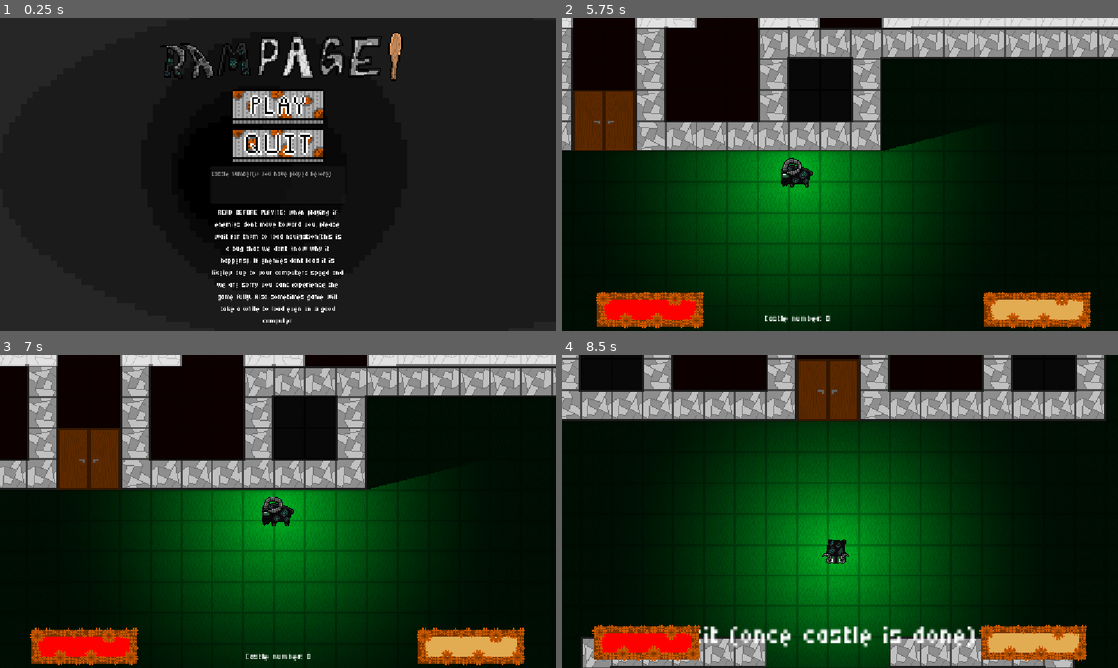
Above: before the commit, frames 1-4 (two rows, left to right).
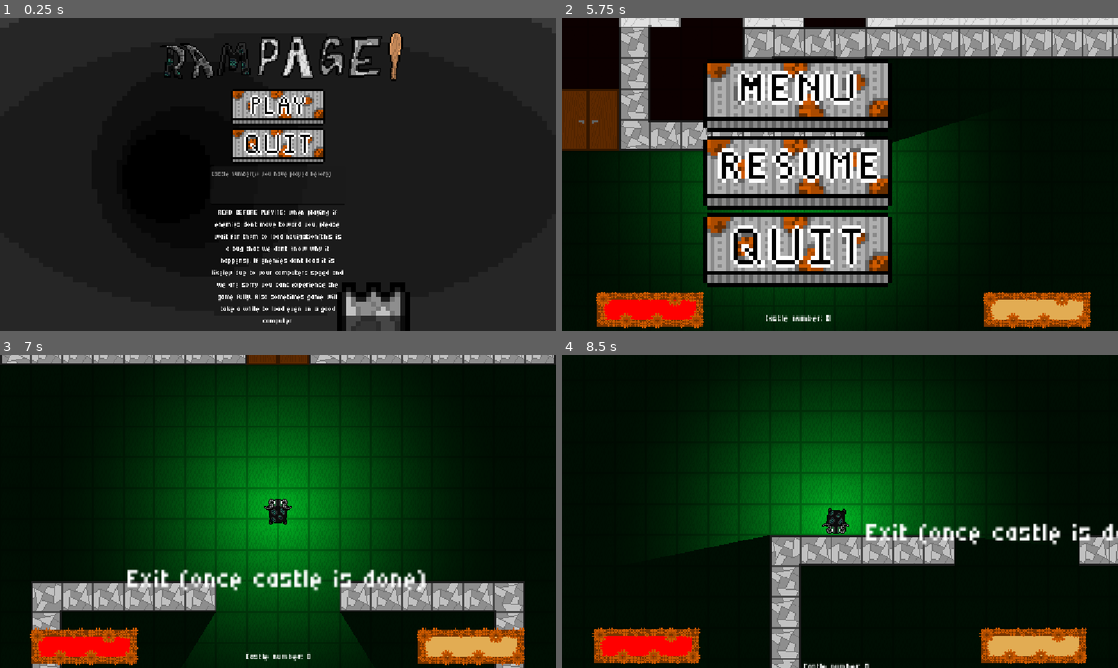
Above: after the commit, the same moments.

Repository: Jagdoggo/Godot-Wild-Jam-Game
Game: Godot game, scene res://main_menu.tscn
Same seed, same stepped clock (60 frames per second), same inputs: the game is played once before the commit and once after it.
Inputs (mouse positions are in pixels of both pictures, inside the frame that each line leads up to):
- Up to frame 1 (0.25 s): no input
- Up to frame 2 (5.75 s): click (840, 187) at 0.52 s; type "Alex" at 0.6 s; click (840, 108) at 1.25 s; tap Enter at 2 s; hold D (Right) 2.03-2.78 s; tap X (Action) every 0.75 s from 2.1 to 5.1 s; hold S (Down) 2.78-3.53 s; hold D (Right) 3.53-4.28 s; hold W (Up) 4.28-5.03 s; hold A (Left) from 5.03 s (still down); tap Escape (Pause, bound only after the commit) at 5.65 s
- Up to frame 3 (7 s): release A (Left) at 5.75 s; click (233, 433) at 5.77 s; click (278, 445) at 6.52 s
- Up to frame 4 (8.5 s): hold A (Left) 7.28-8.03 s; tap X (Action) at 7.35, 8.1 s; hold S (Down) from 8.03 s (still down)

The runs differ from the first frame. In frame 1, 2.2% of the frame differs, in the area x 22-100%, y 0-100%; in frame 2, 32%; in frame 3, 41%; in frame 4, 46%, in the area x 0-100%, y 0-100%.

Commit message:
Pause menu and stuff

Diff:
--- a/ending_cutscene.tscn
+++ b/ending_cutscene.tscn
@@ -419,8 +419,8 @@
 size_flags_horizontal = 4
 size_flags_vertical = 4
 texture_normal = ExtResource("94_gsw1k")
-texture_pressed = ExtResource("95_usp7y")
-texture_hover = ExtResource("96_dvfno")
+texture_pressed = ExtResource("96_dvfno")
+texture_hover = ExtResource("95_usp7y")
 
 [node name="Control" type="Control" parent="." unique_id=978082506]
 layout_mode = 1
--- a/main_menu.gd
+++ b/main_menu.gd
@@ -1,14 +1,10 @@
 extends Control
 
 @onready var text_edit: TextEdit = $VBoxContainer/TextEdit
+@onready var back: AnimatedSprite2D = $Control/back
 
 func _ready() -> void:
-	if Global.dungeon_level == 10:
-		get_child(0).visible = false
-		get_child(1).visible = true
-	else:
-		get_child(0).visible = true
-		get_child(1).visible = false
+	back.frame = Global.dungeon_level+1
 
 func _on_play_pressed() -> void:
 	if text_edit.text != "":
--- a/main_menu.tscn
+++ b/main_menu.tscn
@@ -11,6 +11,60 @@
 [ext_resource type="Texture2D" uid="uid://ba1r0owiotcx4" path="res://Assets/Buttons/QuestButton1.png" id="4_nlkkf"]
 [ext_resource type="Texture2D" uid="uid://ofpi8ms2bioe" path="res://Assets/Buttons/QuestButton3.png" id="5_qe12f"]
 [ext_resource type="Texture2D" uid="uid://cp3ik7ff2hhqy" path="res://Assets/Buttons/QuestButton2.png" id="6_8qtwp"]
+[ext_resource type="Texture2D" uid="uid://cbgeyso6q6a73" path="res://Assets/Buttons/MainMenuBackground2.png" id="11_e5qqf"]
+[ext_resource type="Texture2D" uid="uid://fr6bsvtoiyc5" path="res://Assets/Buttons/MainMenuBackground3.png" id="12_7bbuq"]
+[ext_resource type="Texture2D" uid="uid://by6bf5fuumr31" path="res://Assets/Buttons/MainMenuBackground4.png" id="13_saq78"]
+[ext_resource type="Texture2D" uid="uid://bwmc8sc2nid3d" path="res://Assets/Buttons/MainMenuBackground5.png" id="14_8uw0o"]
+[ext_resource type="Texture2D" uid="uid://bv7n5sx347dal" path="res://Assets/Buttons/MainMenuBackground6.png" id="15_ql5ya"]
+[ext_resource type="Texture2D" uid="uid://0yl6uggljcd0" path="res://Assets/Buttons/MainMenuBackground7.png" id="16_ka3nr"]
+[ext_resource type="Texture2D" uid="uid://7xwp75jf3jvo" path="res://Assets/Buttons/MainMenuBackground8.png" id="17_48knj"]
+[ext_resource type="Texture2D" uid="uid://cbhndxxxufxvc" path="res://Assets/Buttons/MainMenuBackground9.png" id="18_m2y5l"]
+[ext_resource type="Texture2D" uid="uid://djot6ufcuxc73" path="res://Assets/Buttons/MainMenuBackground10.png" id="19_imjy1"]
+[ext_resource type="Texture2D" uid="uid://d1vs5tft5yfpr" path="res://Assets/Buttons/MainMenuBackground11.png" id="20_u5051"]
+
+[sub_resource type="SpriteFrames" id="SpriteFrames_5xaec"]
+animations = [{
+"frames": [{
+"duration": 1.0,
+"texture": ExtResource("2_dy7ct")
+}, {
+"duration": 1.0,
+"texture": ExtResource("11_e5qqf")
+}, {
+"duration": 1.0,
+"texture": ExtResource("12_7bbuq")
+}, {
+"duration": 1.0,
+"texture": ExtResource("13_saq78")
+}, {
+"duration": 1.0,
+"texture": ExtResource("14_8uw0o")
+}, {
+"duration": 1.0,
+"texture": ExtResource("15_ql5ya")
+}, {
+"duration": 1.0,
+"texture": ExtResource("16_ka3nr")
+}, {
+"duration": 1.0,
+"texture": ExtResource("17_48knj")
+}, {
+"duration": 1.0,
+"texture": ExtResource("18_m2y5l")
+}, {
+"duration": 1.0,
+"texture": ExtResource("19_imjy1")
+}, {
+"duration": 1.0,
+"texture": ExtResource("20_u5051")
+}, {
+"duration": 1.0,
+"texture": ExtResource("3_0k4wn")
+}],
+"loop": 0,
+"name": &"default",
+"speed": 5.0
+}]
 
 [node name="Main Menu" type="Control" unique_id=1722781165]
 layout_mode = 3
@@ -20,18 +74,6 @@
 grow_horizontal = 2
 grow_vertical = 2
 script = ExtResource("1_qe12f")
-
-[node name="Background 1" type="Sprite2D" parent="." unique_id=1533416444]
-texture_filter = 1
-position = Vector2(768, 316)
-scale = Vector2(12.5, 12.5)
-texture = ExtResource("2_dy7ct")
-
-[node name="Background 2" type="Sprite2D" parent="." unique_id=1436658821]
-texture_filter = 1
-position = Vector2(768, 316)
-scale = Vector2(12.5, 12.5)
-texture = ExtResource("3_0k4wn")
 
 [node name="VBoxContainer" type="VBoxContainer" parent="." unique_id=1876072770]
 layout_mode = 1
@@ -96,5 +138,22 @@
 horizontal_alignment = 1
 autowrap_mode = 3
 
+[node name="Control" type="Control" parent="." unique_id=18919368]
+layout_mode = 1
+anchors_preset = 8
+anchor_left = 0.5
+anchor_top = 0.5
+anchor_right = 0.5
+anchor_bottom = 0.5
+grow_horizontal = 2
+grow_vertical = 2
+
+[node name="back" type="AnimatedSprite2D" parent="Control" unique_id=1854209607]
+z_index = -1
+texture_filter = 1
+scale = Vector2(10.125, 10.125)
+sprite_frames = SubResource("SpriteFrames_5xaec")
+frame = 10
+
 [connection signal="pressed" from="VBoxContainer/Play" to="." method="_on_play_pressed"]
 [connection signal="pressed" from="VBoxContainer/Quit" to="." method="_on_quit_pressed"]
--- /dev/null
+++ b/pause_ui.gd
@@ -0,0 +1,20 @@
+extends Control
+
+func _process(delta: float) -> void:
+	if Input.is_action_just_pressed("Pause"):
+		if visible:
+			_on_resume_pressed()
+		else:
+			get_tree().paused = true
+			visible = true
+
+func _on_resume_pressed() -> void:
+	get_tree().paused = false
+	visible = false
+
+func _on_menu_pressed() -> void:
+	get_tree().paused = false
+	get_tree().change_scene_to_file("res://main_menu.tscn")
+
+func _on_quit_pressed() -> void:
+	get_tree().quit()
--- /dev/null
+++ b/pause_ui.tscn
@@ -0,0 +1,73 @@
+[gd_scene format=3 uid="uid://coq456ensc25x"]
+
+[ext_resource type="Script" uid="uid://bnifrcoq48xsf" path="res://pause_ui.gd" id="1_a1xgm"]
+[ext_resource type="Texture2D" uid="uid://b1gwgyci1lj42" path="res://Assets/Buttons/Resume'Button1.png" id="1_cd4je"]
+[ext_resource type="Texture2D" uid="uid://dlj236lol0umo" path="res://Assets/Buttons/Resume'Button3.png" id="2_tce7n"]
+[ext_resource type="Texture2D" uid="uid://ddy6kycmduvh4" path="res://Assets/Buttons/Resume'Button2.png" id="3_nehuh"]
+[ext_resource type="Texture2D" uid="uid://btr8a25ulsgm6" path="res://Assets/Buttons/MenuButton1.png" id="4_a1xgm"]
+[ext_resource type="Texture2D" uid="uid://ba1r0owiotcx4" path="res://Assets/Buttons/QuestButton1.png" id="4_b4yyp"]
+[ext_resource type="Texture2D" uid="uid://ofpi8ms2bioe" path="res://Assets/Buttons/QuestButton3.png" id="5_a1xgm"]
+[ext_resource type="Texture2D" uid="uid://bnrsax4w2dcsq" path="res://Assets/Buttons/MenuButton3.png" id="5_rkwc1"]
+[ext_resource type="Texture2D" uid="uid://fpncngnlxj5q" path="res://Assets/Buttons/MenuButton2.png" id="6_jvv32"]
+[ext_resource type="Texture2D" uid="uid://cp3ik7ff2hhqy" path="res://Assets/Buttons/QuestButton2.png" id="6_rkwc1"]
+
+[sub_resource type="CanvasItemMaterial" id="CanvasItemMaterial_7ahtn"]
+light_mode = 1
+
+[sub_resource type="CanvasItemMaterial" id="CanvasItemMaterial_rkwc1"]
+light_mode = 1
+
+[node name="Pause UI" type="Control" unique_id=262847755]
+process_mode = 3
+z_index = 10
+material = SubResource("CanvasItemMaterial_7ahtn")
+layout_mode = 3
+anchors_preset = 15
+anchor_right = 1.0
+anchor_bottom = 1.0
+grow_horizontal = 2
+grow_vertical = 2
+script = ExtResource("1_a1xgm")
+
+[node name="VBoxContainer" type="VBoxContainer" parent="." unique_id=1705610205]
+layout_mode = 1
+anchors_preset = 8
+anchor_left = 0.5
+anchor_top = 0.5
+anchor_right = 0.5
+anchor_bottom = 0.5
+offset_left = -98.0
+offset_top = -78.0
+offset_right = 98.0
+offset_bottom = 78.0
+grow_horizontal = 2
+grow_vertical = 2
+
+[node name="Menu" type="TextureButton" parent="VBoxContainer" unique_id=2012903351]
+texture_filter = 1
+material = SubResource("CanvasItemMaterial_rkwc1")
+layout_mode = 2
+texture_normal = ExtResource("4_a1xgm")
+texture_pressed = ExtResource("5_rkwc1")
+texture_hover = ExtResource("6_jvv32")
+
+[node name="Resume" type="TextureButton" parent="VBoxContainer" unique_id=1765994600]
+texture_filter = 1
+material = SubResource("CanvasItemMaterial_rkwc1")
+layout_mode = 2
+texture_normal = ExtResource("1_cd4je")
+texture_pressed = ExtResource("2_tce7n")
+texture_hover = ExtResource("3_nehuh")
+
+[node name="Quit" type="TextureButton" parent="VBoxContainer" unique_id=1106049030]
+texture_filter = 1
+material = SubResource("CanvasItemMaterial_rkwc1")
+layout_mode = 2
+size_flags_horizontal = 4
+texture_normal = ExtResource("4_b4yyp")
+texture_pressed = ExtResource("5_a1xgm")
+texture_hover = ExtResource("6_rkwc1")
+
+[connection signal="pressed" from="VBoxContainer/Menu" to="." method="_on_menu_pressed"]
+[connection signal="pressed" from="VBoxContainer/Resume" to="." method="_on_resume_pressed"]
+[connection signal="pressed" from="VBoxContainer/Quit" to="." method="_on_quit_pressed"]
--- a/player.tscn
+++ b/player.tscn
@@ -20,6 +20,7 @@
 [ext_resource type="Texture2D" uid="uid://b1ytstutgk8eb" path="res://Assets/Buttons/BarOverlay.png" id="18_pbfsw"]
 [ext_resource type="FontFile" uid="uid://b7c64grgaa3xq" path="res://Assets/Micro5-Regular.ttf" id="18_pylmc"]
 [ext_resource type="AudioStream" uid="uid://bsvf6e3mwl88e" path="res://Assets/Sounds/RAMpage_dungeon_OST.mp3" id="18_q13i1"]
+[ext_resource type="PackedScene" uid="uid://coq456ensc25x" path="res://pause_ui.tscn" id="21_5tmop"]
 
 [sub_resource type="CircleShape2D" id="CircleShape2D_231t4"]
 radius = 14.0
@@ -267,5 +268,8 @@
 theme_override_font_sizes/font_size = 100
 text = "LOADING"
 
+[node name="Pause UI" parent="." unique_id=262847755 instance=ExtResource("21_5tmop")]
+visible = false
+
 [connection signal="timeout" from="Flicker Timer" to="." method="_on_flicker_timer_timeout"]
 [connection signal="timeout" from="Invincible Timer" to="." method="_on_invincible_timer_timeout"]
--- a/project.godot
+++ b/project.godot
@@ -73,9 +73,11 @@
 , Object(InputEventJoypadButton,"resource_local_to_scene":false,"resource_name":"","device":-1,"button_index":0,"pressure":0.0,"pressed":true,"script":null)
 ]
 }
-PLACEHOLDER={
+Pause={
 "deadzone": 0.2,
-"events": []
+"events": [Object(InputEventKey,"resource_local_to_scene":false,"resource_name":"","device":-1,"window_id":0,"alt_pressed":false,"shift_pressed":false,"ctrl_pressed":false,"meta_pressed":false,"pressed":false,"keycode":0,"physical_keycode":4194305,"key_label":0,"unicode":0,"location":0,"echo":false,"script":null)
+, Object(InputEventJoypadButton,"resource_local_to_scene":false,"resource_name":"","device":-1,"button_index":6,"pressure":0.0,"pressed":false,"script":null)
+]
 }
 
 [physics]
--- a/trash_bot.gd
+++ b/trash_bot.gd
@@ -18,7 +18,7 @@
 var running : bool = false
 var line : bool = false
 var can_be_lined : bool = true
-var health : float = 1
+var health : float = 5
 var hit : int = 0
 
 signal start
Binary file changed: Assets/Buttons/MenuButton1.png
Binary file changed: Assets/Buttons/MenuButton2.png
Binary file changed: Assets/Buttons/MenuButton3.png
Binary file changed: Assets/Buttons/Resume'Button1.png
Not shown, added: Assets/Buttons/Resume'Button1.png.import
Binary file changed: Assets/Buttons/Resume'Button2.png
Not shown, added: Assets/Buttons/Resume'Button2.png.import
Binary file changed: Assets/Buttons/Resume'Button3.png
Not shown, added: Assets/Buttons/Resume'Button3.png.import
Not shown, added: pause_ui.gd.uid
